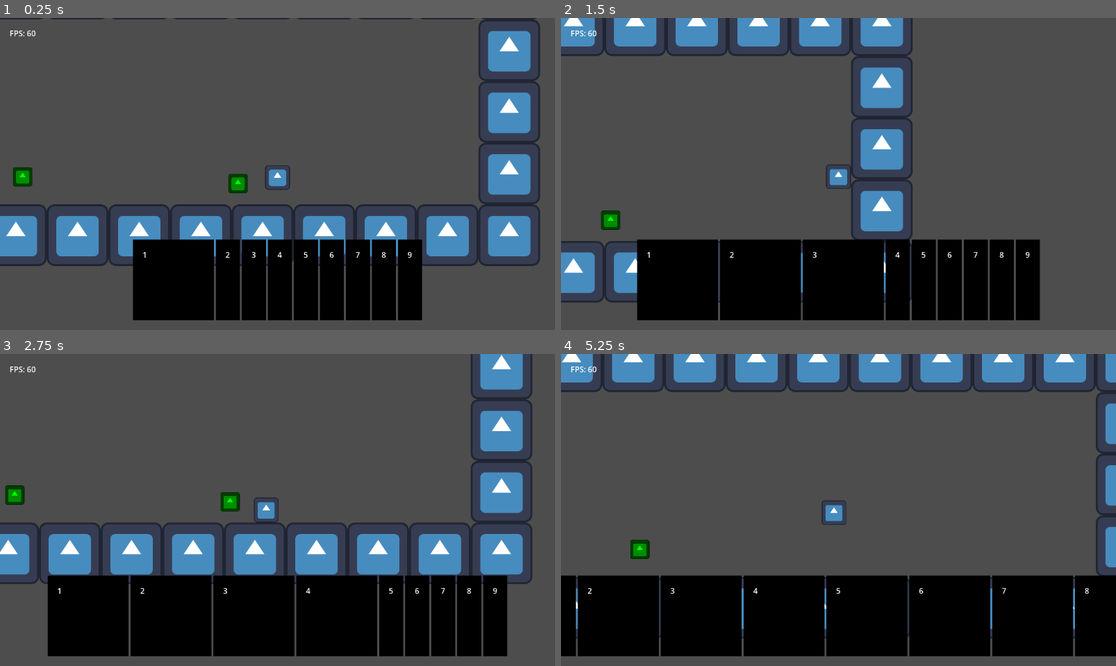
Above: before the commit, frames 1-4 (two rows, left to right).
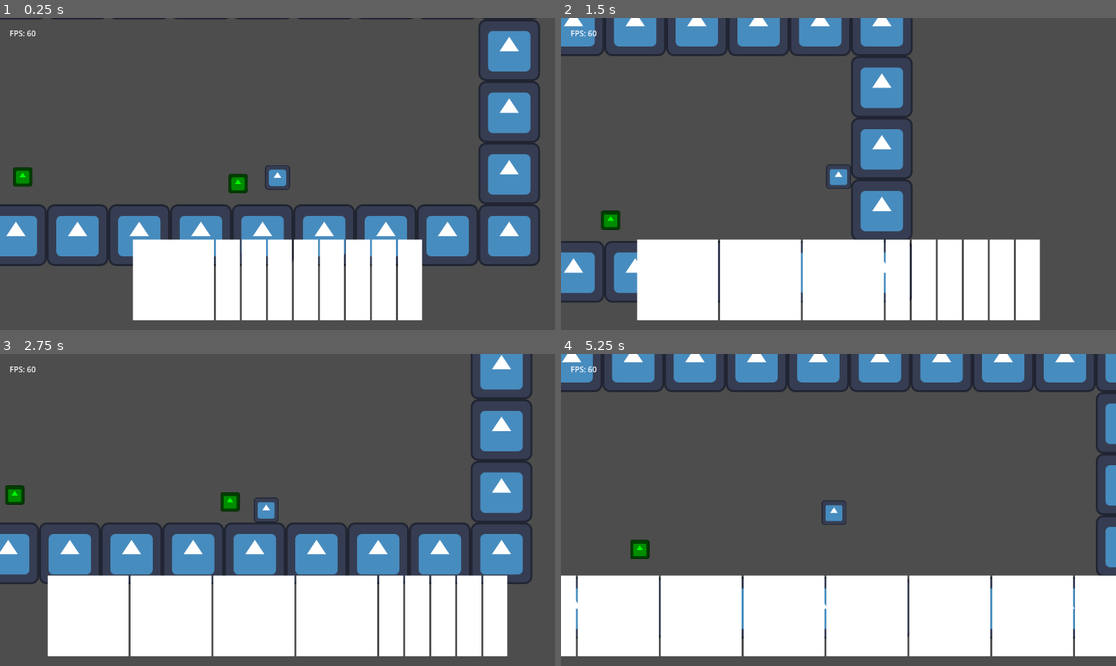
Above: after the commit, the same moments.

Repository: TheHumanMRP/RPG-Life-Tracker
Game: Godot game, scene res://Folders/Systems/Main/Scenes/main_scene.tscn
The game is run twice, just before and just after one commit, with the same random seed, the same clock (stepped at 60 frames per second) and the same inputs. The engine's default icon, where the game draws it, is replaced by a stand-in: a white triangle on a blue panel in a dark square.
Inputs (mouse positions are in pixels of both pictures, inside the frame that each line leads up to):
- Up to frame 1 (0.25 s): no input
- Up to frame 2 (1.5 s): move the mouse to (733, 280) at 0.52 s; hold D (move_right) from 0.53 s (still down); tap I (add_test_sword) at 0.6, 1.35 s; click (733, 280) at 0.67 s; tap Space (jump) at 0.77 s; move the mouse to (788, 280) at 1.27 s; click (788, 280) at 1.42 s
- Up to frame 3 (2.75 s): tap Space (jump) at 1.52 s; move the mouse to (283, 616) at 2.02 s; release D (move_right) at 2.03 s; hold A (move_left) from 2.03 s (still down); tap I (add_test_sword) at 2.1 s; click (283, 616) at 2.17 s
- Up to frame 4 (5.25 s): move the mouse to (899, 616) at 2.77 s; release A (move_left) at 2.78 s; hold D (move_right) 2.78-4.28 s; tap I (add_test_sword) every 0.75 s from 2.85 to 5.1 s; click (899, 616) at 2.92 s; tap Space (jump) at 3.02, 3.77, 4.52 s; move the mouse to (949, 616) at 3.52 s; click (949, 616) at 3.67 s; move the mouse to (1005, 616) at 4.27 s; hold A (move_left) 4.28-5.03 s; click (1005, 616) at 4.42 s; move the mouse to (1060, 616) at 5.02 s; hold D (move_right) from 5.03 s (still down); click (1060, 616) at 5.17 s

The runs differ from the first frame. In frame 1, 13% of the frame differs, in the area x 23-77%, y 70-97%; in frame 2, 18%; in frame 3, 21%; in frame 4, 26%, in the area x 0-100%, y 70-97%.
Error in both runs: Invalid assignment of property or key 'texture' with value of type 'CompressedTexture2D' on a base object of type 'null instance'. (res://Folders/Systems/Inven…

Commit message:
Auto commit at 2026-07-05 21:54:14

Diff:
--- a/Folders/Systems/Inventory_System/Scenes/hotbar_slot.tscn
+++ b/Folders/Systems/Inventory_System/Scenes/hotbar_slot.tscn
@@ -2,7 +2,6 @@
 
 [ext_resource type="Script" uid="uid://bkvmj0hs40ess" path="res://Folders/Systems/Inventory_System/Scripts/hotbar_slot.gd" id="1_idi7c"]
 [ext_resource type="Texture2D" uid="uid://bqulutjwvblw" path="res://Folders/Assets/icon.svg" id="2_5jo53"]
-[ext_resource type="Texture2D" uid="uid://dgx8dtd88fefq" path="res://Folders/Assets/Pure-Black.png" id="2_mihhf"]
 
 [node name="Inventory_Slot" type="PanelContainer" unique_id=844703346]
 z_index = -1
@@ -19,11 +18,9 @@
 grow_vertical = 2
 script = ExtResource("1_idi7c")
 
-[node name="Selected_Effect" type="TextureRect" parent="." unique_id=442182621]
-unique_name_in_owner = true
+[node name="ColorRect" type="ColorRect" parent="." unique_id=201952789]
 z_index = 1
 layout_mode = 2
-texture = ExtResource("2_mihhf")
 
 [node name="MarginContainer" type="MarginContainer" parent="." unique_id=1684947038]
 layout_mode = 2
